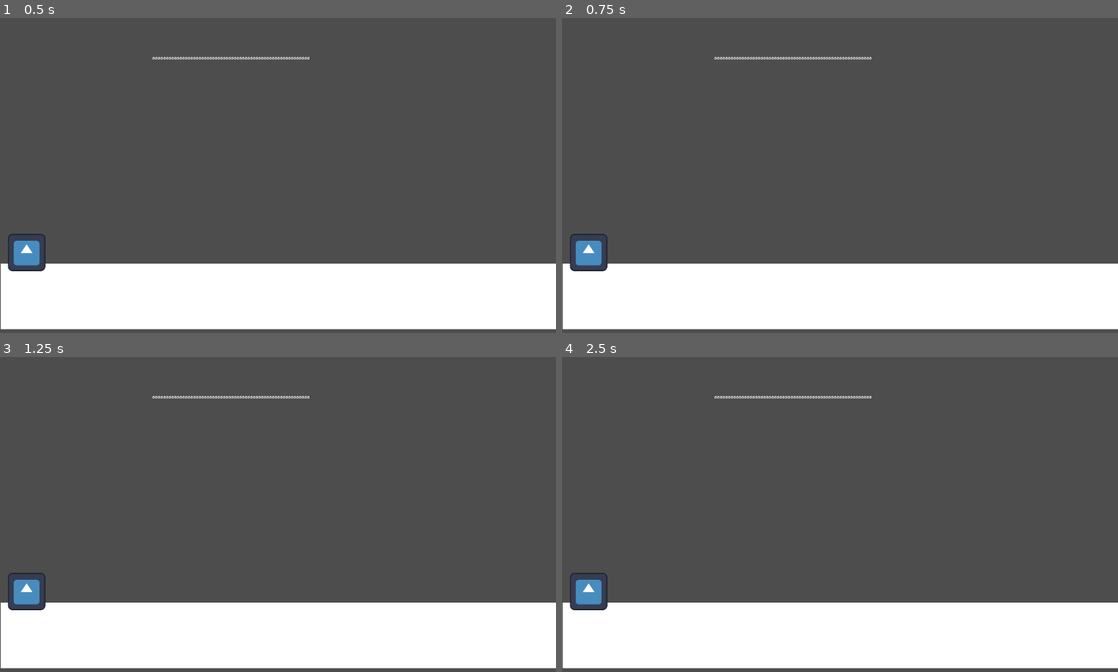
Above: before the commit, frames 1-4 (two rows, left to right).
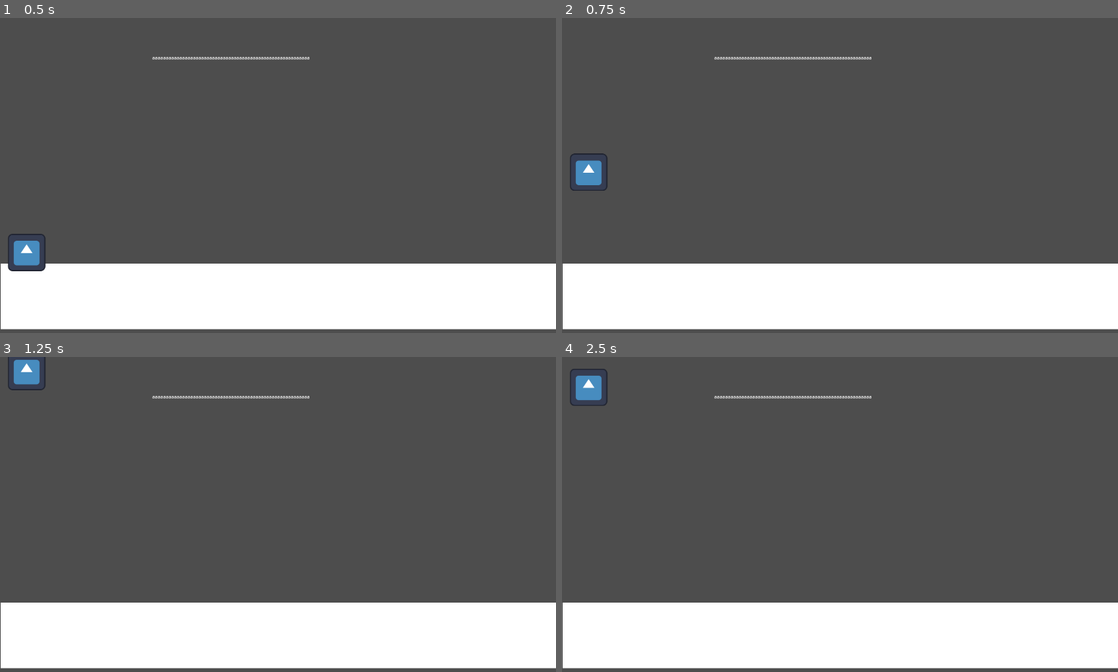
Above: after the commit, the same moments.

Repository: I797GMIGUE22/Proyecto-Del-T
Game: Godot game, scene res://scenes/level.tscn
Two runs of this game, one before a commit and one after it. Both use one fixed random seed, a clock stepped at 60 frames per second and the inputs below. The engine's default icon, where the game draws it, is replaced by a stand-in: a white triangle on a blue panel in a dark square.
Inputs (mouse positions are in pixels of both pictures, inside the frame that each line leads up to):
- Up to frame 1 (0.5 s): no input
- Up to frame 2 (0.75 s): move the mouse to (962, 159) at 0.52 s; press the mouse at (962, 159) at 0.53 s; hold Right (ui_right) from 0.53 s (still down)
- Up to frame 3 (1.25 s): keep holding Right (ui_right)
- Up to frame 4 (2.5 s): move the mouse to (728, 530) at 1.27 s; release the mouse at (728, 530) at 1.28 s; click (728, 530) at 1.35 s; tap Enter at 2 s; move the mouse to (895, 445) at 2.02 s; release Right (ui_right) at 2.03 s; press the mouse at (895, 445) at 2.03 s; hold Left (ui_left) from 2.03 s (still down)

Frame 1 is identical in both runs. In frame 2, 1.0% of the frame differs, in the area x 1-9%, y 42-81%; in frame 3, 1.0%; in frame 4, 1.0%.

Commit message:
ver 1.0 move with touch
test using touch as jump

Diff:
--- a/scenes/Player.tscn
+++ b/scenes/Player.tscn
@@ -19,3 +19,7 @@
 scale = Vector2(6, 6)
 shape = SubResource("RectangleShape2D_r7cki")
 script = SubResource("GDScript_v6fml")
+
+[node name="Timer" type="Timer" parent="."]
+wait_time = 0.088
+one_shot = true
--- a/scripts/player.gd
+++ b/scripts/player.gd
@@ -7,8 +7,8 @@
 const GRAVITY_DIAGONAL = 3000 * 14
 const MOVE_VELOCITY = 2700
 const JUMP_VELO_DIAGONAL = MOVE_VELOCITY * -2.3
-const MINIMUM_DRAG = 40
-const THRESHOLD = 20.8
+const MINIMUM_DRAG = 39.9
+const THRESHOLD = 20.4
 
 var is_superior_diagonal = false
 var is_inferior_diagonal = false
@@ -45,10 +45,10 @@
 		direction = 0
 		is_superior_diagonal = false
 		can_move = true
-
 	# Handle jump.
 	if Input.is_action_just_pressed("LMB"):
 		#if get_global_mouse_position().x <= SPACE_ACTIONS.x / 2 + 400:
+		$Timer.start()
 		swipe_start_pos = get_global_mouse_position()
 		if !swipe_started:
 			swipe_started = true
@@ -58,8 +58,9 @@
 	if Input.is_action_pressed("LMB"):
 		if swipe_started:
 			swipe_cursor_pos = get_global_mouse_position()
-			if swipe_start_pos.distance_to(swipe_cursor_pos) >= MINIMUM_DRAG:
-				if abs(swipe_start_pos.y - swipe_cursor_pos.y) <= THRESHOLD:#Range 40
+			if swipe_start_pos.distance_to(swipe_cursor_pos) >= MINIMUM_DRAG and $Timer.time_left:
+				$Timer.stop()
+				if abs(swipe_start_pos.y - swipe_cursor_pos.y) <= THRESHOLD and is_on_floor():#Range 40
 					print(swipe_start_pos.y - swipe_cursor_pos.y)
 					print("X: ", swipe_start_pos.x - swipe_cursor_pos.x)
 					print("horizontal")
@@ -77,7 +78,7 @@
 					print("vertical")
 					if swipe_start_pos.y - swipe_cursor_pos.y > 0 and is_on_floor():
 						print("up")
-						velocity.y = JUMP_VELOCITY
+						#velocity.y = JUMP_VELOCITY
 					elif swipe_start_pos.y - swipe_cursor_pos.y < 0 and not is_on_floor():
 						print("down")
 						velocity.y = FULL_VELOCITY * 3
@@ -98,6 +99,9 @@
 					elif swipe_start_pos.y - swipe_cursor_pos.y < 0 and swipe_start_pos.x - swipe_cursor_pos.x > 0:
 						print("inferior diagonal left")
 					swipe_started = false
+			elif not $Timer.time_left and is_on_floor():
+				velocity.y = JUMP_VELOCITY
+				$Timer.stop()
 	else:
 		swipe_started = false
 	# Get the input direction and handle the movement/deceleration.
